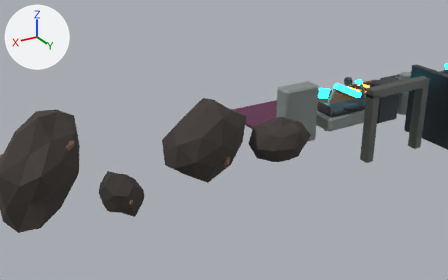
Renders of the Blender file Resource/DarkSciFi_ModularAssetPack.blend from each side of a commit.
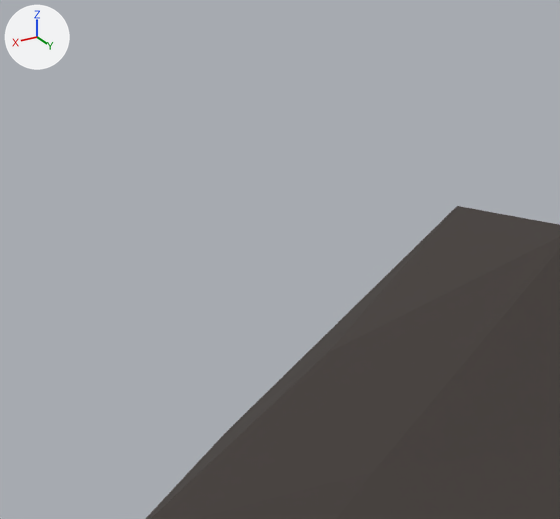
Old and new are each drawn from a camera (50 mm lens) standing at (20.75, 10.81, 6.97) and looking at (11.62, -4.4, -0.64) and again close up on the part from 36% to 47% of the width and 28% to 45% of the height. Arrows for +X, +Y and +Z are at upper left; the lights stay in place. The last two pictures show the newer version.

In view in the first close-up: 'SPACE_Asteroid_B'.
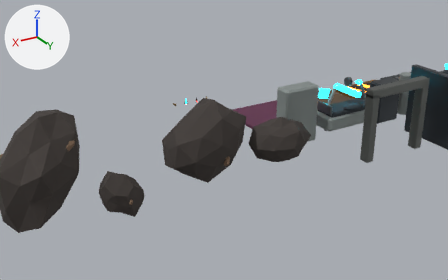
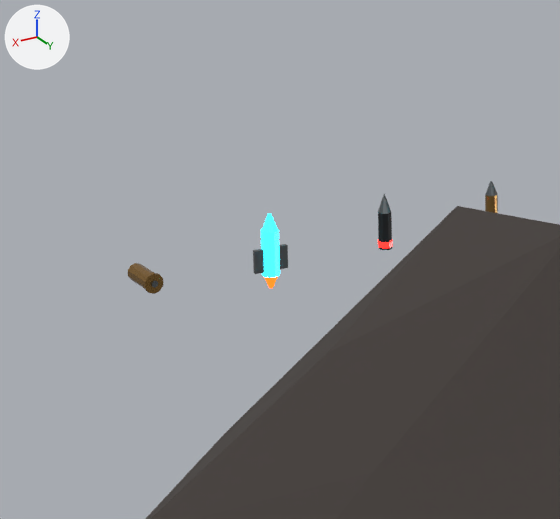
Pixel boxes (x1, y1, x2, y2) of what changed, in the close-ups (560 x 519 px):
'PROJ_Energy_PlasmaBolt', added: after (253, 213, 288, 288)
    faces in mat_mat_emissive_cyan (dark cyan #196573, glowing cyan #27d3ea): (261, 213, 280, 278)
    faces in mat_mat_scratched_steel (grey #767c7e): (253, 244, 288, 274)
'PROJ_Rifle_SpentCasing', added: after (128, 263, 163, 294)
    faces in mat_mat_ammunition_brass (brown #9e7942): (128, 263, 163, 294)
'PROJ_Rifle_ArmorPiercing', added: after (378, 194, 393, 250)
    faces in mat_mat_rubber_black (black #181d1f): (378, 213, 392, 250)
    faces in mat_mat_scratched_steel (grey #767c7e): (378, 194, 391, 214)
'PROJ_Rifle_Ballistic', added: after (485, 181, 498, 213)
    faces in mat_mat_ammunition_brass (brown #9e7942): (485, 194, 498, 213)

The change, as a list of edits to the scene's bpy script:
```text
Add ob_proj_rifle_spentcasing:
    ob_proj_rifle_spentcasing = bpy.data.objects.new('PROJ_Rifle_SpentCasing', me_cylinder_063)  # a 10-sided cylinder along z spanning x -0.0247..0.0247, y -0.026..0.026, z -0.0525..0.0525, material slot 0; a 10-sided cylinder along z spanning x -0.0285..0.0285, y -0.03..0.03, z -0.063..-0.051, material slot 0; a 10-sided cylinder along z spanning x -0.0095..0.0095, y -0.01..0.01, z -0.068..-0.062, material slot 1; in mat_mat_ammunition_brass (brown #9e7942), mat_mat_scratched_steel (grey #767c7e)
    ob_proj_rifle_spentcasing.location = (12.82, -5.35, 0.46)
    ob_proj_rifle_spentcasing.rotation_euler = (1.571, 0.0, 0.0)  # degrees (90, 0, 0)
Add ob_proj_energy_plasmabolt:
    ob_proj_energy_plasmabolt = bpy.data.objects.new('PROJ_Energy_PlasmaBolt', me_cylinder_062)  # 76 vertices, 48 faces; spans x -0.052..0.052, y -0.026..0.026, z -0.105..0.116; in mat_mat_emissive_cyan (dark cyan #196573, glowing cyan #27d3ea), mat_mat_tracer_orange (brown #9e4216, glowing orange #ff5010), mat_mat_scratched_steel (grey #767c7e)
    ob_proj_energy_plasmabolt.location = (12.42, -5.35, 0.46)
Add ob_proj_rifle_armorpiercing:
    ob_proj_rifle_armorpiercing = bpy.data.objects.new('PROJ_Rifle_ArmorPiercing', me_cylinder_060)  # an 8-sided cylinder along z spanning x -0.02..0.02, y -0.02..0.02, z -0.055..0.055, material slot 0; an 8-sided cut cone along z (radius 0.02 at the low end, 0.001 at the high end) spanning x -0.02..0.02, y -0.02..0.02, z 0.055..0.11, material slot 1; an 8-sided cylinder along z spanning x -0.022..0.022, y -0.022..0.022, z -0.049..-0.031, material slot 2; in mat_mat_rubber_black (black #181d1f), mat_mat_scratched_steel (grey #767c7e), mat_mat_emissive_red (dark red #761921, glowing red #f32119)
    ob_proj_rifle_armorpiercing.location = (12.05, -5.35, 0.46)
Add ob_proj_rifle_ballistic:
    ob_proj_rifle_ballistic = bpy.data.objects.new('PROJ_Rifle_Ballistic', me_cylinder_058)  # a 10-sided cylinder along z spanning x -0.0171..0.0171, y -0.018..0.018, z -0.045..0.045, material slot 0; a 10-sided cut cone along z (radius 0.018 at the low end, 0.003 at the high end) spanning x -0.0171..0.0171, y -0.018..0.018, z 0.044..0.084, material slot 1; a 10-sided cylinder along z spanning x -0.0133..0.0133, y -0.014..0.014, z -0.057..-0.043, material slot 2; in mat_mat_ammunition_brass (brown #9e7942), mat_mat_scratched_steel (grey #767c7e), mat_mat_tracer_orange (brown #9e4216, glowing orange #ff5010)
    ob_proj_rifle_ballistic.location = (11.7, -5.35, 0.46)
```
